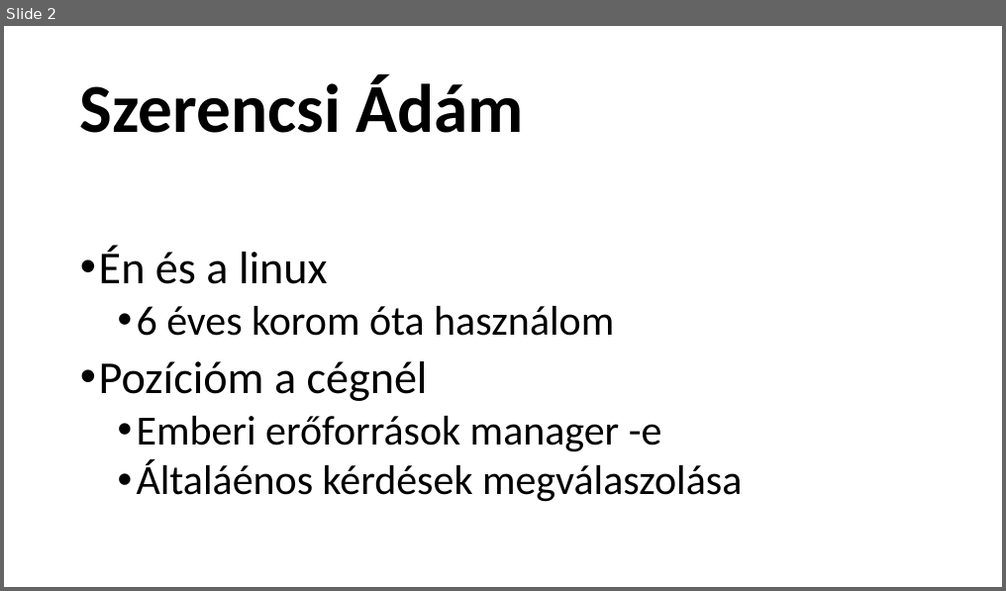
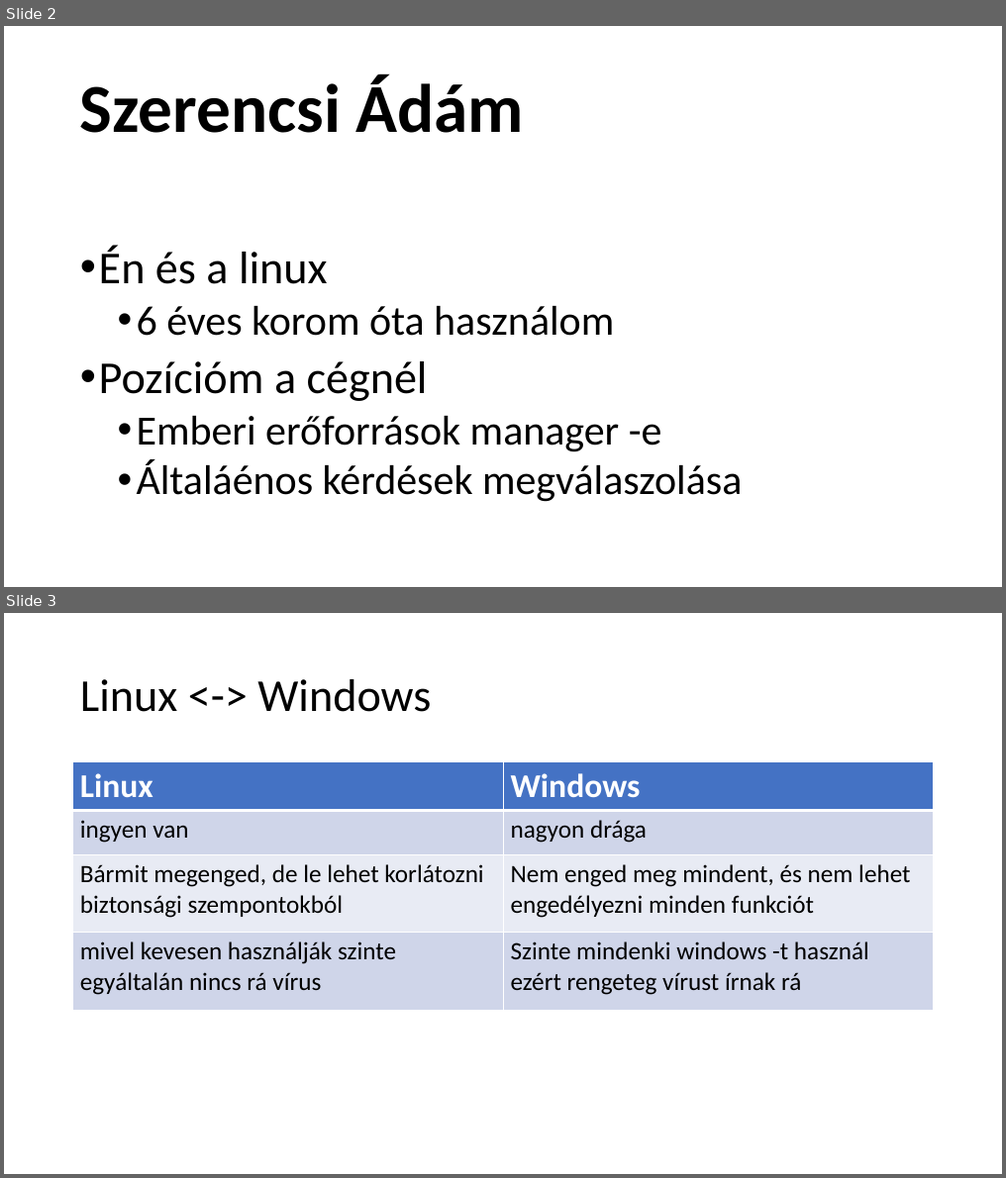
Before and after one commit to PuliCsirke/Penguin-electronicks, a slide deck: Penguin electronicks.pptx. Shown one above the other, each under a label of ours: slide 2 before the commit, slides 2 and 3 after it. The pictures are 1006x591 and 1006x1178 pixels, drawn with LibreOffice and Linux fonts; fonts in the diff are those of the drawing. Boxes give left, top, right and bottom in pixels: in the first picture for what was removed or moved away, otherwise in the second. Text is boxed around its words. In the diff, an @@ line names an element or a change of style, - is before the commit and + after.

Commit message:
linux <-> window dia

```diff
--- a/Penguin electronicks.pptx
+++ b/Penguin electronicks.pptx
@@ slide 3 added at <box>4,613,1002,1174</box>, background #FFFFFF @@
@@ title added at <box>80,679,431,712</box>, 44 pt, text #000000 @@
+Linux <-> Windows
@@ table added at <box>73,762,934,1010</box>, 4 rows, 2 columns @@
+Linux | Windows
+ingyen van | nagyon drága
+Bármit megenged, de le lehet korlátozni biztonsági szempontokból | Nem enged meg mindent, és nem lehet engedélyezni minden funkciót
+mivel kevesen használják szinte egyáltalán nincs rá vírus | Szinte mindenki windows -t használ ezért rengeteg vírust írnak rá
```
